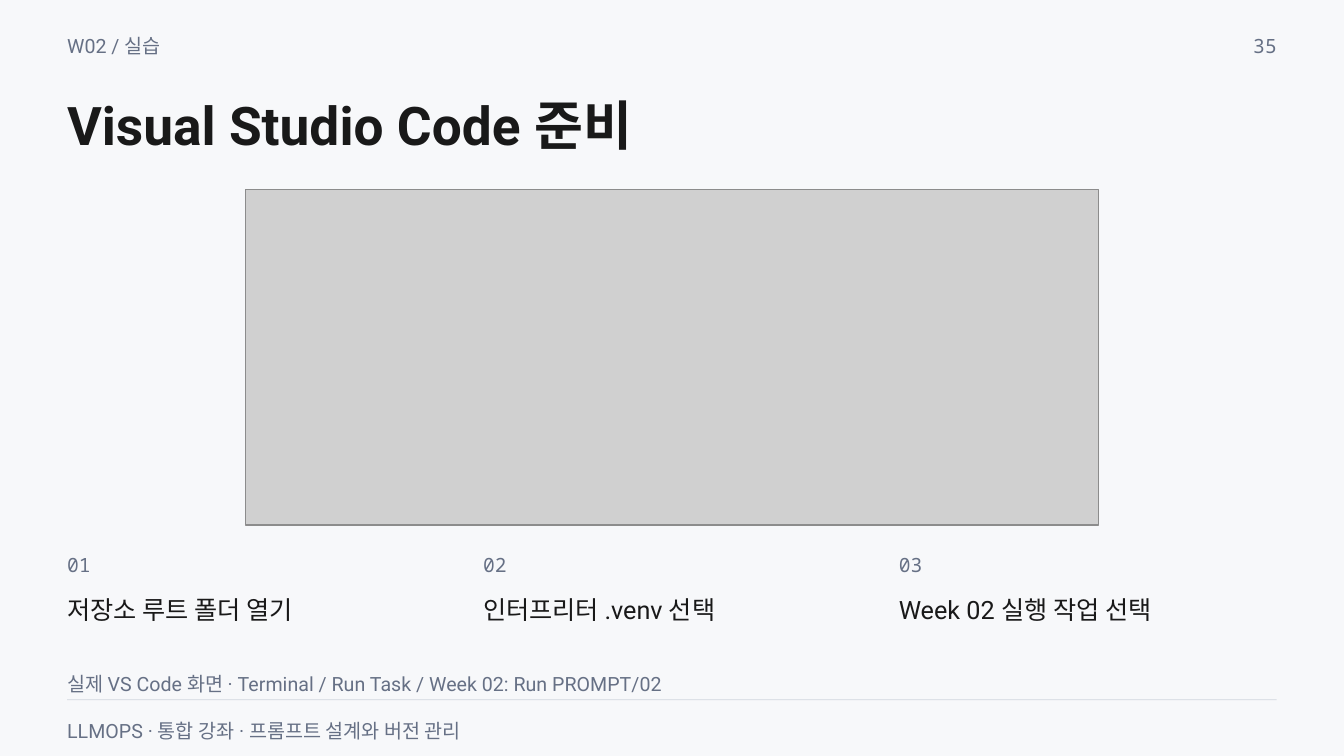
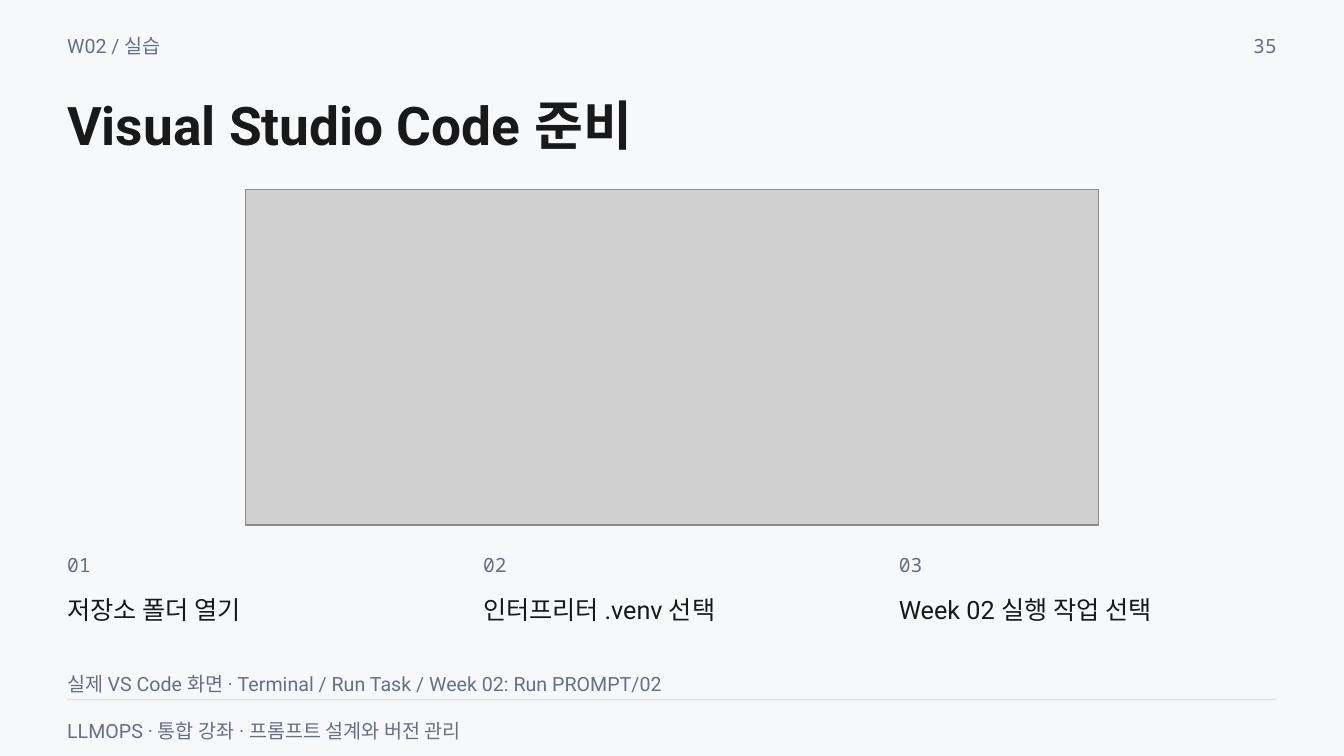
Before and after one commit to smilesjcha/llmops-16week, a slide deck: slide 35 of week02/lecture/02_week2_prompt_design_versioning.pptx. Drawn at 1344x756 pixels with LibreOffice and Linux fonts; fonts in the diff are those of the drawing; grey boxes stand for pictures. Boxes give left, top, right and bottom in pixels: in the first picture for what was removed or moved away, otherwise in the second. Text is boxed around its words. In the diff, an @@ line names an element or a change of style, - is before the commit and + after.

```diff
--- a/week02/lecture/02_week2_prompt_design_versioning.pptx
+++ b/week02/lecture/02_week2_prompt_design_versioning.pptx
@@ text at (67,598,240,621): text changed @@
-저장소 루트 폴더 열기
+저장소 폴더 열기
```
Also in this commit, not shown: 16 other slides changed, 6 slides added, 6 slides removed, 26 other files.
